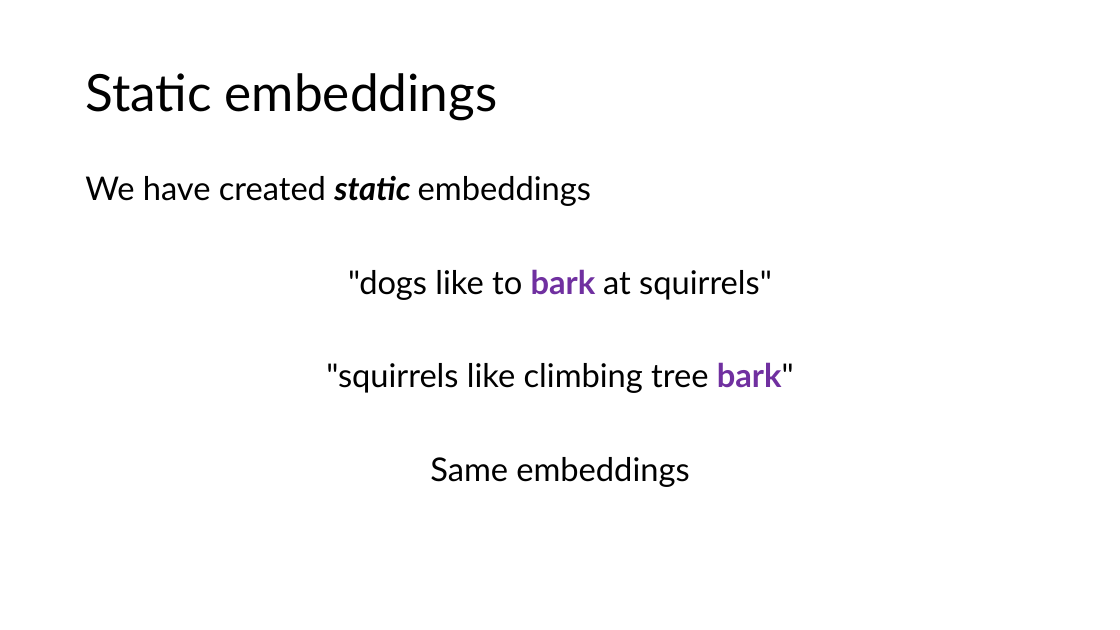
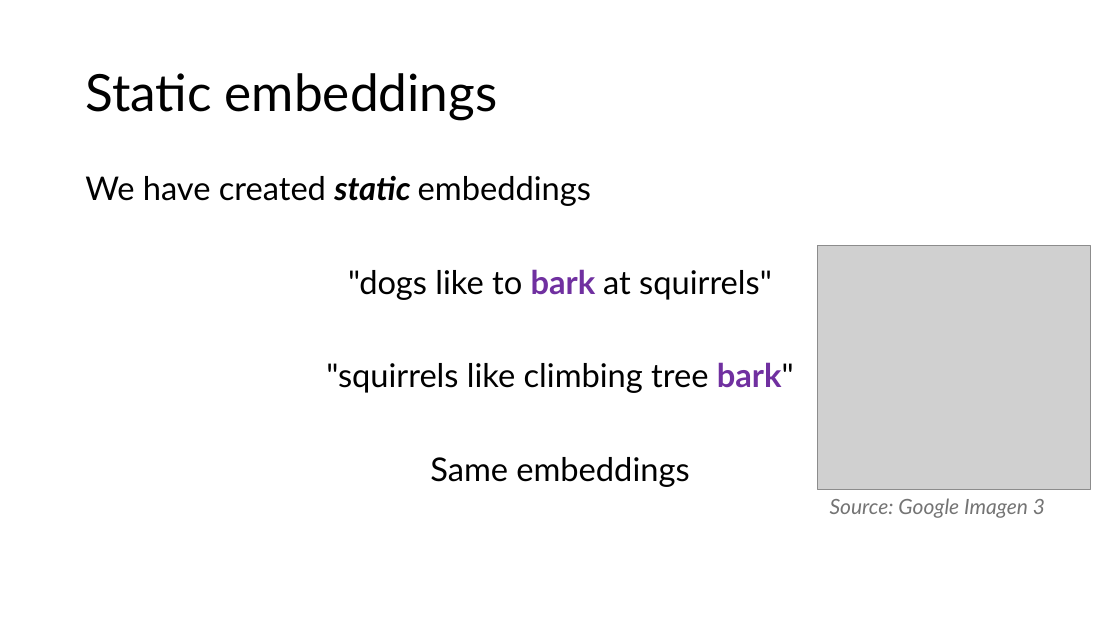
Before and after one commit to acceleratescience/large-language-models, a slide deck: slide 28 of slides/4-embeddings.pptx. Drawn at 1120x630 pixels with LibreOffice and Linux fonts; fonts in the diff are those of the drawing; grey boxes stand for pictures. Boxes give left, top, right and bottom in pixels: in the first picture for what was removed or moved away, otherwise in the second. Text is boxed around its words. In the diff, an @@ line names an element or a change of style, - is before the commit and + after.

Commit message:
feat(slides): update embedding slides

```diff
--- a/slides/4-embeddings.pptx
+++ b/slides/4-embeddings.pptx
@@ picture added at bbox=[818, 246, 1090, 490] @@
@@ text added at bbox=[830, 498, 1045, 518], 18 pt, text #747474, italic @@
+Source: Google Imagen 3
```
Also in this commit, not shown: 4 other slides changed, 1 slide added, 1 slide removed.
